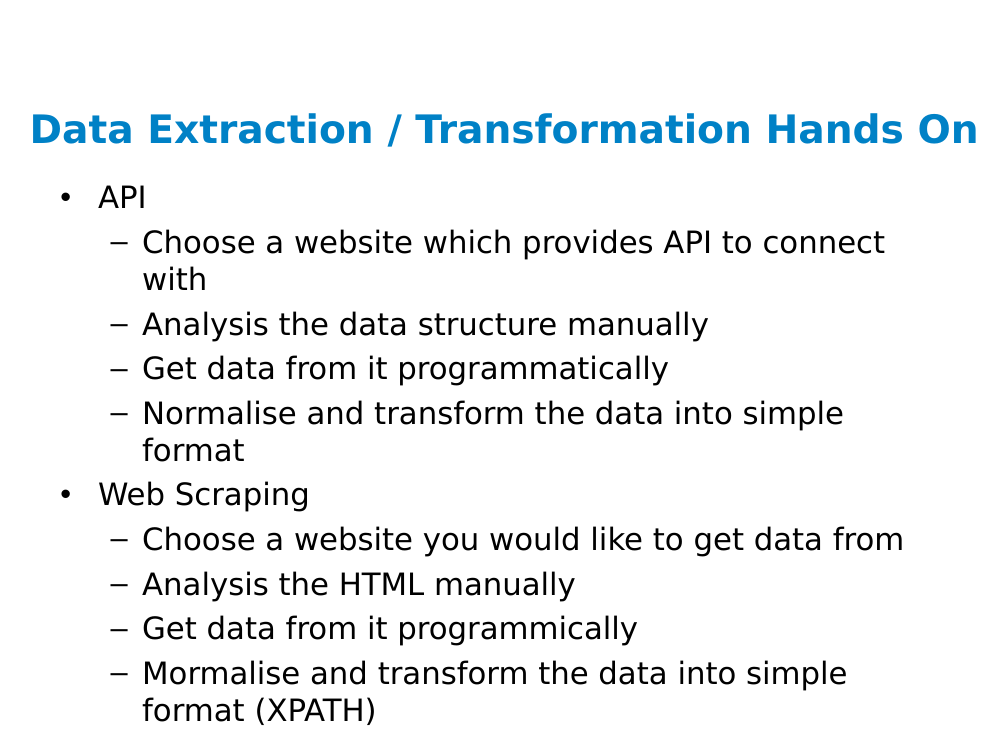
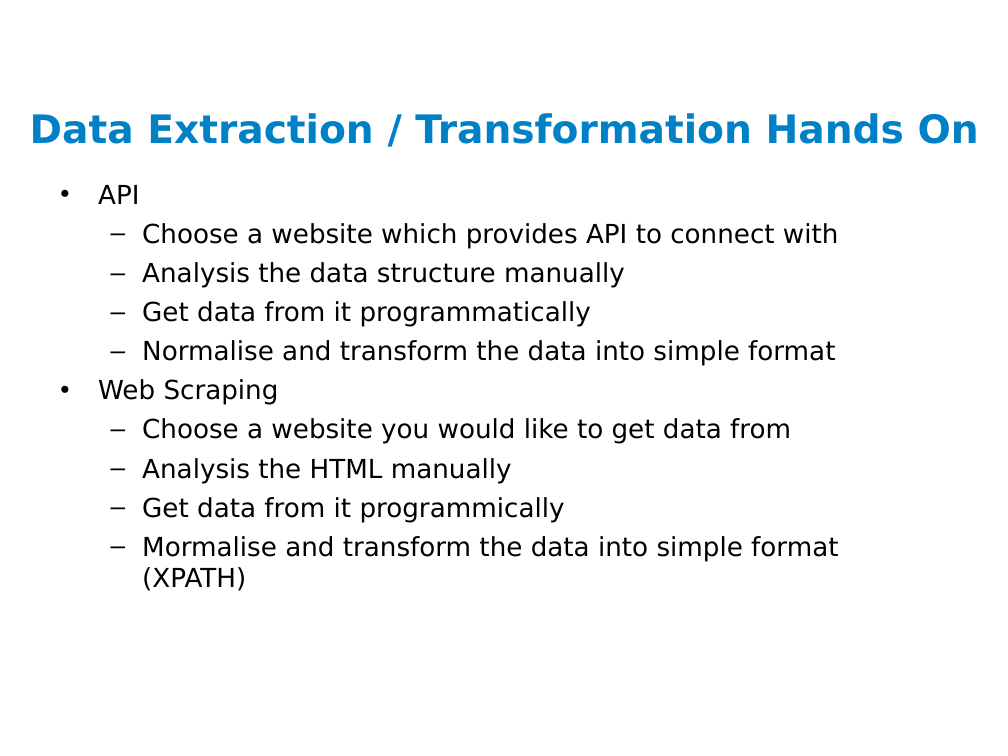
Before and after one commit to ianlin/small-data, a slide deck: slide 20 of training/data_etl.ppt. Drawn at 1008x756 pixels with LibreOffice and Linux fonts; fonts in the diff are those of the drawing; background and template pictures are left out. Boxes give left, top, right and bottom in pixels: in the first picture for what was removed or moved away, otherwise in the second. Text is boxed around its words. In the diff, an @@ line names an element or a change of style, - is before the commit and + after.

```diff
--- a/training/data_etl.ppt
+++ b/training/data_etl.ppt
@@ text "API" at (98, 185, 839, 591): size 22 to 18.7 pt @@
```
Also in this commit, not shown: 12 other slides changed.
